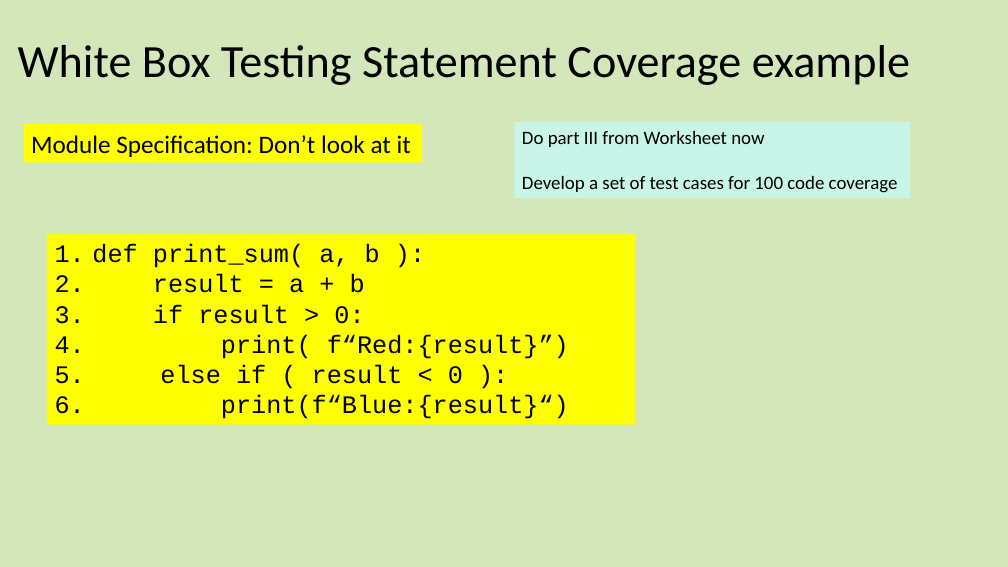
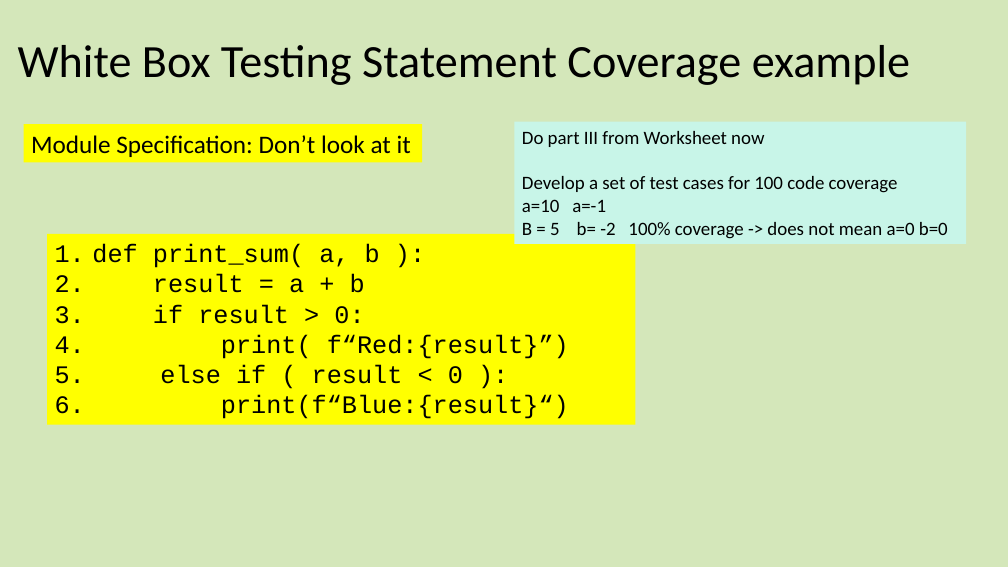
Before and after one commit to dlash02/CSC3510, a slide deck: slide 18 of CSC3510 S2021/Lectures/01 IntroductionToTesting.pptx. Drawn at 1008x567 pixels with LibreOffice and Linux fonts; fonts in the diff are those of the drawing. Boxes give left, top, right and bottom in pixels: in the first picture for what was removed or moved away, otherwise in the second. Text is boxed around its words. In the diff, an @@ line names an element or a change of style, - is before the commit and + after.

```diff
--- a/CSC3510 S2021/Lectures/01 IntroductionToTesting.pptx
+++ b/CSC3510 S2021/Lectures/01 IntroductionToTesting.pptx
@@ rectangle "Do part III from Worksheet ...": place and size @@
-rectangle "Do part III from Worksheet ..." at bbox=[515, 122, 911, 198]
+rectangle "Do part III from Worksheet ..." at bbox=[515, 122, 966, 244]
@@ text in rectangle at bbox=[522, 199, 948, 239]: paragraphs added @@
+a=10 a=-1
+B = 5 b= -2 100% coverage -> does not mean a=0 b=0
```
Also in this commit, not shown: 3 other slides changed, 21 other files.
